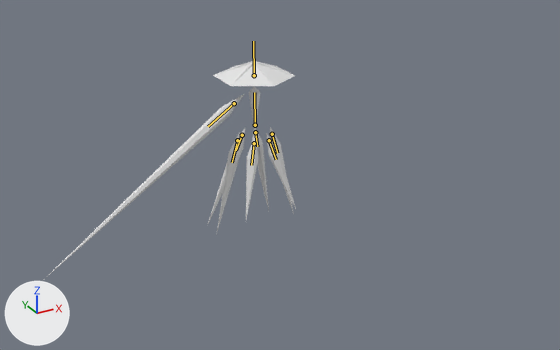
The glTF model glb_imports/ClarityDressShardsMaster.glb as it was, and as the next commit left it.
One viewpoint serves both versions: a 50 mm camera at (-56.1, -110.9, 49.6) aimed at (-5.2, -18.3, 3.4). The lights are fixed; the arrows at lower left show +X, +Y and +Z. The first picture is the older version. The bones that bend it are drawn over the model as lines.

Objects in the first picture: 'Arm', 'BackLeft', 'BackRight', 'Center', 'FrontLeft', 'FrontRight', 'Hat', 'MiddleLeft', 'MiddleRight'.
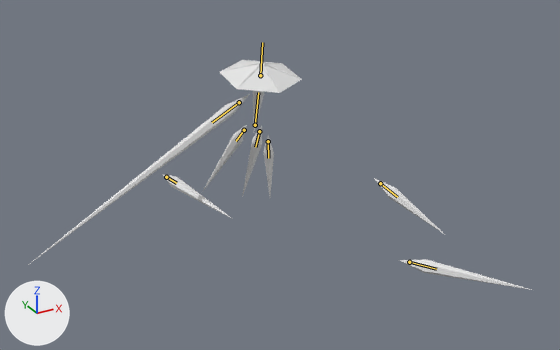
The newer file adds an action. The first version stands in its rest pose; the second is drawn at frame 35 of the action 'SingleShardSequence1'.

The change in detail:
Bone 'Center' (bone_center) turns from (0, 0, 0) to (3, 9, -6) degrees about its own x, y and z.
Bone 'Hat' (bone_hat) turns from (0, 0, 0) to (5, -10, 6) degrees about its own x, y and z.
Bone 'Arm' (bone_arm) turns from (0, 0, 0) to (0, 0, -4) degrees about its own x, y and z.
Bone 'Middle.L' (bone_middle_l) moves from (0.0, 0.0, 0.0) to (1.23, -0.38, -2.07).
Bone 'Middle.L' (bone_middle_l) turns from (0, 0, 0) to (-31, -33, 2) degrees about its own x, y and z.
Bone 'Front.L' (bone_front_l) moves from (0.0, 0.0, 0.0) to (-0.38, 0.53, -1.78).
Bone 'Front.L' (bone_front_l) turns from (0, 0, 0) to (-33, -32, 11) degrees about its own x, y and z.
Bone 'Back.L' (bone_back_l) moves from (0.0, 0.0, 0.0) to (1.89, -1.2, -0.57).
Bone 'Back.L' (bone_back_l) turns from (0, 0, 0) to (-27, -33, -9) degrees about its own x, y and z.
Bone 'Middle.R' (bone_middle_r) moves from (0.0, 0.0, 0.0) to (-11.78, 5.21, 35.09).
Bone 'Middle.R' (bone_middle_r) turns from (0, 0, 0) to (64, -22, 67) degrees about its own x, y and z.
Bone 'Front.R' (bone_front_r) moves from (0.0, 0.0, 0.0) to (-16.74, 4.26, 13.78).
Bone 'Front.R' (bone_front_r) turns from (0, 0, 0) to (110, -40, -77) degrees about its own x, y and z.
Bone 'Back.R' (bone_back_r) moves from (0.0, 0.0, 0.0) to (9.66, 11.78, -2.79).
Bone 'Back.R' (bone_back_r) turns from (0, 0, 0) to (81, 19, -141) degrees about its own x, y and z.

Pixel boxes [x1, y1, x2, y2] of what changed, in the pictures (560 x 350 px):
'Arm', posed (13% wider, 6% shorter)
    before: [48, 94, 244, 276]
    after: [28, 94, 250, 265]
'Hat', posed (31% taller)
    before: [213, 61, 295, 86]
    after: [220, 60, 302, 93]
'MiddleRight', posed (436% wider, 69% shorter)
    before: [216, 132, 240, 235]
    after: [399, 259, 532, 290]
'FrontRight', posed
    before: [246, 136, 259, 219]
    after: [374, 178, 444, 234]
'BackLeft', posed (156% wider, 16% shorter)
    before: [252, 130, 269, 210]
    after: [202, 125, 247, 192]
'BackRight', posed (85% wider, 53% shorter)
    before: [207, 129, 245, 226]
    after: [162, 174, 233, 219]
'FrontLeft', posed
    before: [266, 133, 296, 209]
    after: [263, 135, 274, 196]
'MiddleLeft', posed (16% narrower, 17% shorter)
    before: [270, 127, 294, 214]
    after: [242, 125, 262, 197]
'Center', posed
    before: [249, 86, 260, 130]
    after: [253, 91, 264, 131]
bone 'Center', root to tip
    before: (255, 125) to (254, 92)
    after: (255, 125) to (258, 92)
bone 'Hat', root to tip
    before: (254, 75) to (253, 41)
    after: (260, 75) to (262, 42)
bone 'Arm', root to tip
    before: (234, 103) to (208, 126)
    after: (239, 102) to (212, 122)
bone 'Middle.L', root to tip
    before: (272, 134) to (277, 153)
    after: (259, 131) to (255, 147)
bone 'Front.L', root to tip
    before: (269, 140) to (276, 159)
    after: (268, 141) to (268, 158)
bone 'Back.L', root to tip
    before: (255, 132) to (257, 146)
    after: (244, 130) to (236, 141)
bone 'Middle.R', root to tip
    before: (237, 140) to (232, 162)
    after: (409, 262) to (436, 269)
bone 'Front.R', root to tip
    before: (254, 143) to (251, 165)
    after: (380, 183) to (397, 197)
bone 'Back.R', root to tip
    before: (242, 135) to (236, 150)
    after: (166, 177) to (176, 183)
